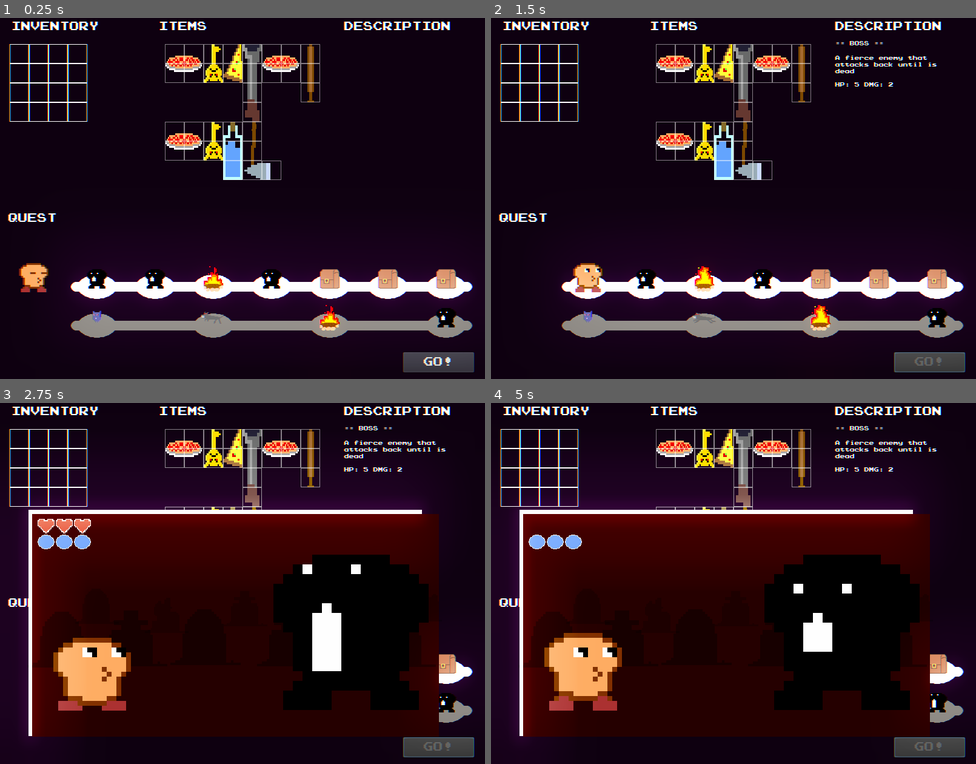
Above: before the commit, frames 1-4 (two rows, left to right).
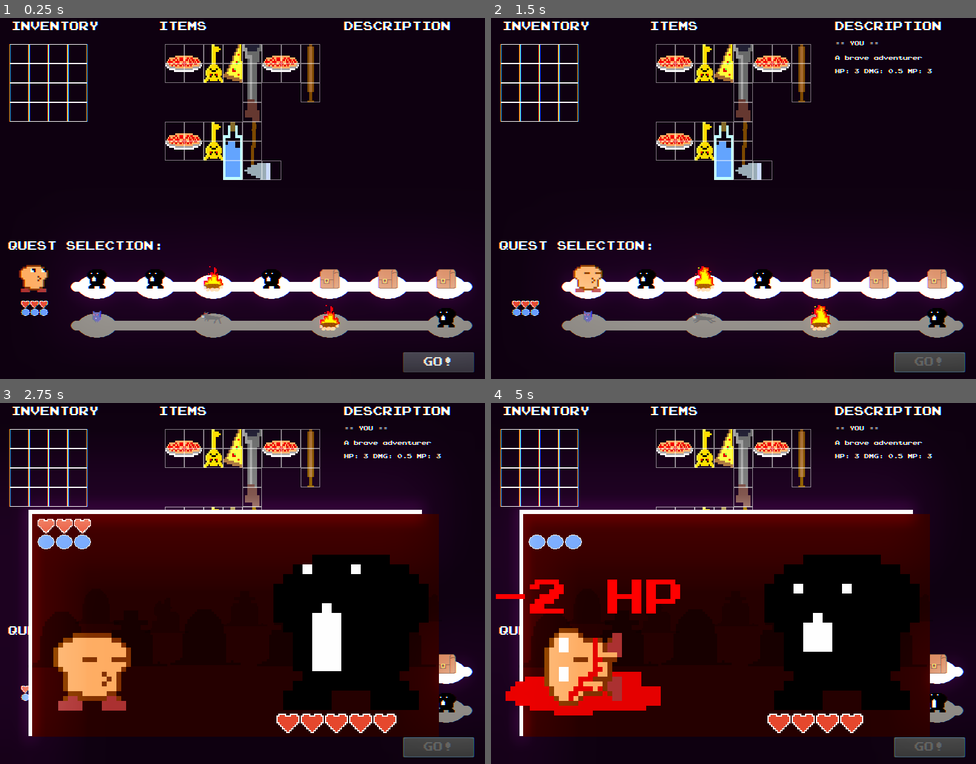
Above: after the commit, the same moments.

Repository: mcerdeira/inventory
Game: Godot game, scene res://scenes/Main.tscn
Two runs of this game, one before a commit and one after it. Both use one fixed random seed, a clock stepped at 60 frames per second and the inputs below.
Inputs (mouse positions are in pixels of both pictures, inside the frame that each line leads up to):
- Up to frame 1 (0.25 s): no input
- Up to frame 2 (1.5 s): click "GO!" at 0.5 s; drag from (588, 281) to (510, 54) at 1.27 s
- Up to frame 3 (2.75 s): drag from (155, 666) to (19, 439) at 2.02 s
- Up to frame 4 (5 s): move the mouse to (704, 666) at 2.77 s; click (704, 666) at 2.92 s; drag from (762, 666) to (529, 439) at 3.52 s; drag from (820, 666) to (549, 439) at 4.27 s

The runs differ from the first frame. In frame 1, 0.9% of the frame differs, in the area x 1-34%, y 54-83%; in frame 2, 1.4%; in frame 3, 2.7%; in frame 4, 6.3%, in the area x 1-92%, y 6-92%.
Error before the commit: Invalid get index 'resource' (on base: 'Nil'). (res://scenes/EventWindow.gd:84)

Commit message:
version 0.1

Diff:
--- a/src/scenes/EventWindow.gd
+++ b/src/scenes/EventWindow.gd
@@ -8,6 +8,8 @@
 var current_weapon = null
 
 func _ready():
+	$player/lbl_health.text = ""
+	$lbl_enemy.text = ""
 	visible = false
 	Global.event_window = self
 
@@ -26,25 +28,57 @@
 		visible = false
 
 func do_turn(turn):
+	$player/lbl_health.text = ""
+	$lbl_enemy.text = ""
+	$player/player.animation = "default"
+	$player/eyes.animation = "default"
+	$lbl_enemy.add_color_override("font_color", Color8(255, 255, 255, 255))
+	$player/lbl_health.add_color_override("font_color", Color8(255, 255, 255, 255))
+
 	if turn == "coins":
-		Global.COINS += 1
+		var key = get_next_key()
+		if key:
+			Global.COINS += 10
+			$lbl_enemy.text = "+10 GOLD"
+			$lbl_enemy.add_color_override("font_color", Color8(255, 255, 0, 255))
+		else:
+			$lbl_enemy.text = "+10 GOLD"
+
+		yield(get_tree().create_timer(1), "timeout")
 	elif turn == "heal":
 		Global.HP = Global.HP_TOTAL
 		Global.MP = Global.MP_TOTAL
+		$player/lbl_health.text = "REST!"
+		yield(get_tree().create_timer(1), "timeout")
 	elif turn == "attack":
 		var attk = get_next_weapon()
 		enemy_obj.hp -= attk
+		$icon/Life.set_life(enemy_obj.hp)
+		$lbl_enemy.text = "-" + str(attk) + " HP"
+		$lbl_enemy.add_color_override("font_color", Color8(255, 0, 0, 255))
+		yield(get_tree().create_timer(1), "timeout")
 		if enemy_obj.hp <= 0:
 			turn_list = []
 	elif turn == "hurt":
 		var dmg = enemy_obj.dmg
-		Global.HP -= enemy_obj.dmg
+		Global.HP -= dmg
+		$player/lbl_health.text = "-" + str(dmg) + " HP"
+		$player/lbl_health.add_color_override("font_color", Color8(255, 0, 0, 255))
+		$player/player.animation = "hurt"
+		$player/eyes.animation = "hurt"
+		yield(get_tree().create_timer(1), "timeout")
 		if Global.HP <= 0:
 			var heal = get_next_heal_item()
 			if !heal:
 				turn_list = []
+				Global.GAMEOVER = true
+				$player/player.animation = "dead"
+				$player/eyes.animation = "dead"
 			else:
+				$player/lbl_health.text = "+" + str(heal.value) + " HP"
+				$player/lbl_health.add_color_override("font_color", Color8(0, 255, 0, 255))
 				$player/item.texture = load(heal.resource)
+				yield(get_tree().create_timer(1), "timeout")
 				Global.HP = min(heal.value, Global.HP_TOTAL)
 
 func search_item_by_type(type):
@@ -62,6 +96,13 @@
 func get_next_mana_item():
 	return search_item_by_type("mana")
 
+func get_next_key():
+	var key = search_item_by_type("key")
+	if key:
+		$player/weapon.texture = load(key.resource)
+
+	return key
+
 func get_next_weapon_item():
 	var itm = search_item_by_type("magic")
 	if !itm:
@@ -74,6 +115,7 @@
 		if Global.MP <= 0:
 			var mheal = get_next_mana_item()
 			if mheal:
+				$player/lbl_health.text = "+" + str(mheal.value) + " MP"
 				$player/item.texture = load(mheal.resource)
 				Global.MP = min(mheal.value, Global.MP_TOTAL)
 			else:
@@ -81,7 +123,8 @@
 
 	if current_weapon == null:
 		current_weapon = get_next_weapon_item()
-		$player/weapon.texture = load(current_weapon.resource)
+		if current_weapon != null:
+			$player/weapon.texture = load(current_weapon.resource)
 
 	if current_weapon:
 		if current_weapon.type == "magic":
@@ -90,7 +133,7 @@
 		var attk = current_weapon.value
 		return attk
 	else:
-		return 0
+		return 0.5
 
 func get_action():
 	turn_list = []
@@ -99,8 +142,12 @@
 	if type.type == "restauration":
 		turn_list.append("heal")
 	if type.type == "enemy":
+		$icon/Life.visible = true
+		$icon/Life.set_life(enemy_obj.hp)
 		turn_list.append(basic_attack())
 	if type.type == "boss":
+		$icon/Life.visible = true
+		$icon/Life.set_life(enemy_obj.hp)
 		turn_list.append(basic_attack())
 
 func basic_attack():
@@ -112,6 +159,12 @@
 			turn_list.append("hurt")
 
 func set_type(_type, _anim):
+	$icon/Life.visible = false
+	$lbl_enemy.add_color_override("font_color", Color8(255, 255, 255, 255))
+	$player/lbl_health.add_color_override("font_color", Color8(255, 255, 255, 255))
+	$player/lbl_health.text = ""
+	$lbl_enemy.text = ""
+	$player/item.texture = null
 	var b = Global.pick_random(back)
 	if b == "woods":
 		$ColorRect2.color = Color8(30, 38, 0, 255)
@@ -125,6 +178,8 @@
 
 	if current_weapon != null:
 		$player/weapon.texture = load(current_weapon.resource)
+	else:
+		$player/weapon.texture = null
 
 	$Backgrounds.choose_background(b)
 	pausetime = 1.5
--- a/src/scenes/EventWindow.tscn
+++ b/src/scenes/EventWindow.tscn
@@ -30,6 +30,10 @@
 [ext_resource path="res://art_vault/images/player_attack_spr_1.png" type="Texture" id=28]
 [ext_resource path="res://art_vault/images/player_eyes_dead_spr_0.png" type="Texture" id=29]
 [ext_resource path="res://art_vault/images/player_dead_spr_0.png" type="Texture" id=30]
+[ext_resource path="res://fonts/prstartk.ttf" type="DynamicFontData" id=31]
+[ext_resource path="res://art_vault/images/player_hit_spr_0.png" type="Texture" id=32]
+[ext_resource path="res://sprites/heart.png" type="Texture" id=33]
+[ext_resource path="res://scenes/Life.gd" type="Script" id=34]
 
 [sub_resource type="SpriteFrames" id=2]
 animations = [ {
@@ -47,6 +51,11 @@
 "loop": true,
 "name": "default",
 "speed": 5.0
+}, {
+"frames": [ ExtResource( 32 ) ],
+"loop": true,
+"name": "hurt",
+"speed": 5.0
 } ]
 
 [sub_resource type="SpriteFrames" id=3]
@@ -65,7 +74,16 @@
 "loop": true,
 "name": "default",
 "speed": 5.0
+}, {
+"frames": [  ],
+"loop": true,
+"name": "hurt",
+"speed": 5.0
 } ]
+
+[sub_resource type="DynamicFont" id=5]
+size = 8
+font_data = ExtResource( 31 )
 
 [sub_resource type="SpriteFrames" id=4]
 animations = [ {
@@ -94,6 +112,10 @@
 "name": "wolf",
 "speed": 5.0
 } ]
+
+[sub_resource type="DynamicFont" id=6]
+size = 40
+font_data = ExtResource( 31 )
 
 [node name="EventWindow" type="Node2D"]
 script = ExtResource( 19 )
@@ -260,6 +282,7 @@
 
 [node name="player" type="AnimatedSprite" parent="player"]
 frames = SubResource( 2 )
+frame = 1
 playing = true
 __meta__ = {
 "_edit_lock_": true
@@ -267,6 +290,7 @@
 
 [node name="eyes" type="AnimatedSprite" parent="player"]
 frames = SubResource( 3 )
+frame = 1
 speed_scale = 0.5
 playing = true
 __meta__ = {
@@ -280,6 +304,15 @@
 [node name="item" type="Sprite" parent="player"]
 position = Vector2( 13.875, 0.5 )
 scale = Vector2( 0.2, 0.2 )
+
+[node name="lbl_health" type="Label" parent="player"]
+margin_left = -19.25
+margin_top = -18.5
+margin_right = 18.75
+margin_bottom = -9.5
+custom_fonts/font = SubResource( 5 )
+text = "REST!"
+align = 1
 
 [node name="icon" type="AnimatedSprite" parent="."]
 position = Vector2( 648, 336 )
@@ -288,6 +321,45 @@
 animation = "treasure"
 playing = true
 
+[node name="Life" type="Node2D" parent="icon"]
+visible = false
+scale = Vector2( 1, 1 )
+script = ExtResource( 34 )
+
+[node name="life1" type="Sprite" parent="icon/Life"]
+position = Vector2( -13, 18.75 )
+scale = Vector2( 0.2, 0.2 )
+texture = ExtResource( 33 )
+
+[node name="life2" type="Sprite" parent="icon/Life"]
+position = Vector2( -8, 18.75 )
+scale = Vector2( 0.2, 0.2 )
+texture = ExtResource( 33 )
+
+[node name="life3" type="Sprite" parent="icon/Life"]
+position = Vector2( -3, 18.75 )
+scale = Vector2( 0.2, 0.2 )
+texture = ExtResource( 33 )
+
+[node name="life4" type="Sprite" parent="icon/Life"]
+position = Vector2( 2, 18.75 )
+scale = Vector2( 0.2, 0.2 )
+texture = ExtResource( 33 )
+
+[node name="life5" type="Sprite" parent="icon/Life"]
+position = Vector2( 7, 18.75 )
+scale = Vector2( 0.2, 0.2 )
+texture = ExtResource( 33 )
+
+[node name="lbl_enemy" type="Label" parent="."]
+margin_left = 399.0
+margin_top = 156.0
+margin_right = 882.0
+margin_bottom = 220.0
+custom_fonts/font = SubResource( 6 )
+text = "+1 HP"
+align = 1
+
 [node name="player_stats" parent="." instance=ExtResource( 27 )]
 position = Vector2( 175, 81.0001 )
 scale = Vector2( 6, 6 )
--- a/src/scenes/Information.gd
+++ b/src/scenes/Information.gd
@@ -7,7 +7,8 @@
 	$title.text = "== " + item.name.to_upper() + " =="
 	$description.text = item.description + "\n\nEffect: " + item.long_description
 	if "uses" in item:
-		$description.text += "\n\n" + str(item.uses) + " uses."
+
+		$description.text += "\n\nBattles: " + str(item.uses)
 
 func receive_data_milestone(item):
 	$title.text = "== " + item.name.to_upper() + " =="
--- a/src/scenes/ItemI.gd
+++ b/src/scenes/ItemI.gd
@@ -45,7 +45,7 @@
 	if Global.dragging_obj == null and event is InputEventMouseMotion:
 		show_item_data()
 
-	if event is InputEventMouseButton and event.pressed:
+	if event is InputEventMouseButton and event.pressed and !Global.QUEST_STARTED:
 		if event.button_index == BUTTON_LEFT:
 			if Global.dragging_obj == null:
 				for _i in self.get_children():
--- /dev/null
+++ b/src/scenes/Life.gd
@@ -0,0 +1,32 @@
+extends Node2D
+
+
+func set_life(life):
+	$life1.visible = false
+	$life2.visible = false
+	$life3.visible = false
+	$life4.visible = false
+	$life5.visible = false
+
+	life = ceil(life)
+
+	if life == 1:
+		$life1.visible = true
+	if life == 2:
+		$life1.visible = true
+		$life2.visible = true
+	if life == 3:
+		$life1.visible = true
+		$life2.visible = true
+		$life3.visible = true
+	if life == 4:
+		$life1.visible = true
+		$life2.visible = true
+		$life3.visible = true
+		$life4.visible = true
+	if life == 5:
+		$life1.visible = true
+		$life2.visible = true
+		$life3.visible = true
+		$life4.visible = true
+		$life5.visible = true
--- a/src/scenes/Main.tscn
+++ b/src/scenes/Main.tscn
@@ -160,11 +160,11 @@
 
 [node name="lbl_title" type="Label" parent="Quest"]
 margin_left = -5.0
-margin_top = -76.0
-margin_right = 75.0
-margin_bottom = -60.0
+margin_top = -30.0
+margin_right = 251.0
+margin_bottom = -14.0
 custom_fonts/font = SubResource( 2 )
-text = "QUEST"
+text = "QUEST SELECTION:"
 
 [node name="btn_start" type="Button" parent="Quest"]
 margin_left = 646.0
@@ -229,7 +229,7 @@
 [node name="HerosPath" type="Node2D" parent="."]
 
 [node name="player_stats" parent="HerosPath" instance=ExtResource( 4 )]
-visible = false
+position = Vector2( 57, 437 )
 
 [node name="path1" parent="HerosPath" instance=ExtResource( 5 )]
 
--- a/src/scenes/MileStone.gd
+++ b/src/scenes/MileStone.gd
@@ -9,7 +9,7 @@
 	index = get_parent().index
 
 func set_type(_type):
-	type = _type
+	type = _type.duplicate(true)
 	if typeof(type.resource) == TYPE_ARRAY:
 		var an = Global.pick_random(type.resource)
 		$icon.animation = an
--- a/src/scenes/btn_start.gd
+++ b/src/scenes/btn_start.gd
@@ -2,7 +2,7 @@
 var is_pressed = false
 
 func _on_btn_start_pressed():
-	if !is_pressed:
+	if !is_pressed and Global.dragging_obj == null:
 		disabled = true
 		Global.paths[Global.path].start_quest()
 		is_pressed = true
--- a/src/scenes/path.gd
+++ b/src/scenes/path.gd
@@ -16,6 +16,7 @@
 var path_configurations = [
 	[
 		[Global.boss, Global.boss, Global.bornfire, Global.boss, Global.treasure, Global.treasure, Global.treasure],
+		[Global.enemy, Global.enemy, Global.bornfire, Global.boss, Global.treasure, Global.enemy, Global.treasure],
 	], #7
 
 	[
@@ -33,7 +34,7 @@
 ]
 
 func _physics_process(delta):
-	if started and !end:
+	if started and !end and !Global.GAMEOVER:
 		if !Global.event_window.visible:
 			if Global.player_obj.position.x < to_global(miles_stones[idx].position).x:
 				Global.player_obj.position.x = lerp(Global.player_obj.position.x, to_global(miles_stones[idx].position).x, 0.1)
@@ -50,7 +51,12 @@
 			started = true
 
 func _ready():
-	var idx = Global.pick_random([0, 1, 2])
+	var idx
+	if index == 0:
+		idx = Global.pick_random([0, 2])
+	else:
+		idx = Global.pick_random([1, 2])
+
 	path = paths[idx]
 	var path_config = Global.pick_random(path_configurations[idx])
 
@@ -62,7 +68,8 @@
 		node.queue_free()
 
 	var ee = 0
-	for _i in self.get_children():
+	var childs = self.get_children()
+	for _i in childs:
 		if is_instance_valid(_i) and _i.is_in_group("milestone") and _i.inactive == false:
 			_i.set_type(path_config[ee])
 			ee += 1
--- a/src/scenes/player.gd
+++ b/src/scenes/player.gd
@@ -2,3 +2,15 @@
 
 func _ready():
 	Global.player_obj = self
+
+func _physics_process(delta):
+	if Global.GAMEOVER:
+		$player.animation = "dead"
+		$eyes.animation = "dead"
+
+func show_item_data():
+	Global.ItemDataManager.receive_data_milestone(Global.player)
+
+func _on_Area2D_input_event(viewport, event, shape_idx):
+	if Global.dragging_obj == null and event is InputEventMouseMotion:
+		show_item_data()
--- a/src/scripts/Global.gd
+++ b/src/scripts/Global.gd
@@ -15,6 +15,15 @@
 var MP_TOTAL = 3
 var HP = HP_TOTAL
 var MP = MP_TOTAL
+var GAMEOVER = false
+
+var player = {
+	"name": "You",
+	"description": "A brave adventurer",
+	"long_description": "HP: 3 DMG: 0.5 MP: 3",
+	"type": "player",
+	"dmg": 0.5,
+}
 
 var apple = {
 	"name": "Apple",
@@ -69,8 +78,8 @@
 var key = {
 	"name": "Key",
 	"description": "A shiny and misterious key.",
-	"long_description": "Can open a chest.",
-	"type": "special",
+	"long_description": "Opens 1 chest.",
+	"type": "key",
 	"value" : 0,
 	"size": "E",
 	"resource": "res://sprites/super_key_spr_0.png",
@@ -79,7 +88,7 @@
 var katana = {
 	"name": "Katana",
 	"description": "The fiercest weapon from japan.",
-	"long_description": "Melee weapon that causes 3 dmg.",
+	"long_description": "Causes 3 dmg.",
 	"type": "melee",
 	"value" : 3,
 	"size": "I",
@@ -90,7 +99,7 @@
 var bat = {
 	"name": "Bat",
 	"description": "A baseball bat.",
-	"long_description": "Melee weapon that causes 1 dmg.",
+	"long_description": "Causes 1 dmg.",
 	"type": "melee",
 	"value" : 1,
 	"size": "smallI",
@@ -101,7 +110,7 @@
 var axe = {
 	"name": "Axe",
 	"description": "An Axe, made for cutting wood.",
-	"long_description": "Melee weapon that causes 2 dmg.",
+	"long_description": "Causes 2 dmg.",
 	"type": "melee",
 	"value" : 2,
 	"size": "L",
@@ -112,7 +121,7 @@
 var shotgun = {
 	"name": "Shotgun",
 	"description": "A rusty but functional shotgun.",
-	"long_description": "Range weapon that causes 2 dmg.",
+	"long_description": "Causes 2 dmg.",
 	"type": "melee",
 	"value" : 4,
 	"size": "I",
@@ -134,7 +143,7 @@
 var treasure = {
 	"name": "Chest",
 	"description": "A chest that may contain something cool.",
-	"long_description": "Consumes 1 Key to be opened.",
+	"long_description": "1 key needed to be opened.",
 	"type": "reward",
 	"value" : 1,
 	"resource": "treasure"
@@ -174,6 +183,7 @@
 	WEAPON_ITEMS.push_back(katana)
 	WEAPON_ITEMS.push_back(bat)
 	WEAPON_ITEMS.push_back(key)
+
 	#Create run
 	for i in range(5):
 		var h = pick_random(HEALTH_ITEMS)
--- a/src/sprites/player.tscn
+++ b/src/sprites/player.tscn
@@ -1,13 +1,19 @@
-[gd_scene load_steps=8 format=2]
+[gd_scene load_steps=10 format=2]
 
 [ext_resource path="res://art_vault/images/player_idle_spr_0.png" type="Texture" id=1]
 [ext_resource path="res://art_vault/images/player_eyes_spr_1.png" type="Texture" id=2]
 [ext_resource path="res://art_vault/images/player_eyes_spr_0.png" type="Texture" id=3]
 [ext_resource path="res://art_vault/images/player_idle_spr_1.png" type="Texture" id=4]
 [ext_resource path="res://scenes/player.gd" type="Script" id=5]
+[ext_resource path="res://art_vault/images/player_dead_spr_0.png" type="Texture" id=6]
 
 [sub_resource type="SpriteFrames" id=5]
 animations = [ {
+"frames": [ ExtResource( 6 ) ],
+"loop": true,
+"name": "dead",
+"speed": 5.0
+}, {
 "frames": [ ExtResource( 1 ), ExtResource( 4 ) ],
 "loop": true,
 "name": "default",
@@ -16,11 +22,18 @@
 
 [sub_resource type="SpriteFrames" id=6]
 animations = [ {
+"frames": [  ],
+"loop": true,
+"name": "dead",
+"speed": 5.0
+}, {
 "frames": [ ExtResource( 3 ), ExtResource( 2 ) ],
 "loop": true,
 "name": "default",
 "speed": 5.0
 } ]
+
+[sub_resource type="RectangleShape2D" id=7]
 
 [node name="player" type="Node2D"]
 position = Vector2( 56, 433 )
@@ -29,7 +42,6 @@
 
 [node name="player" type="AnimatedSprite" parent="."]
 frames = SubResource( 5 )
-frame = 1
 playing = true
 __meta__ = {
 "_edit_lock_": true
@@ -37,9 +49,15 @@
 
 [node name="eyes" type="AnimatedSprite" parent="."]
 frames = SubResource( 6 )
-frame = 1
 speed_scale = 0.5
 playing = true
 __meta__ = {
 "_edit_lock_": true
 }
+
+[node name="Area2D" type="Area2D" parent="."]
+
+[node name="CollisionShape2D" type="CollisionShape2D" parent="Area2D"]
+shape = SubResource( 7 )
+
+[connection signal="input_event" from="Area2D" to="." method="_on_Area2D_input_event"]
Binary file added: src/art_vault/images/player_hit_spr_0.png
Not shown, added: src/art_vault/images/player_hit_spr_0.png.import
Not shown: 1 places in src/scenes/EventWindow.tscn that only renumber resources
